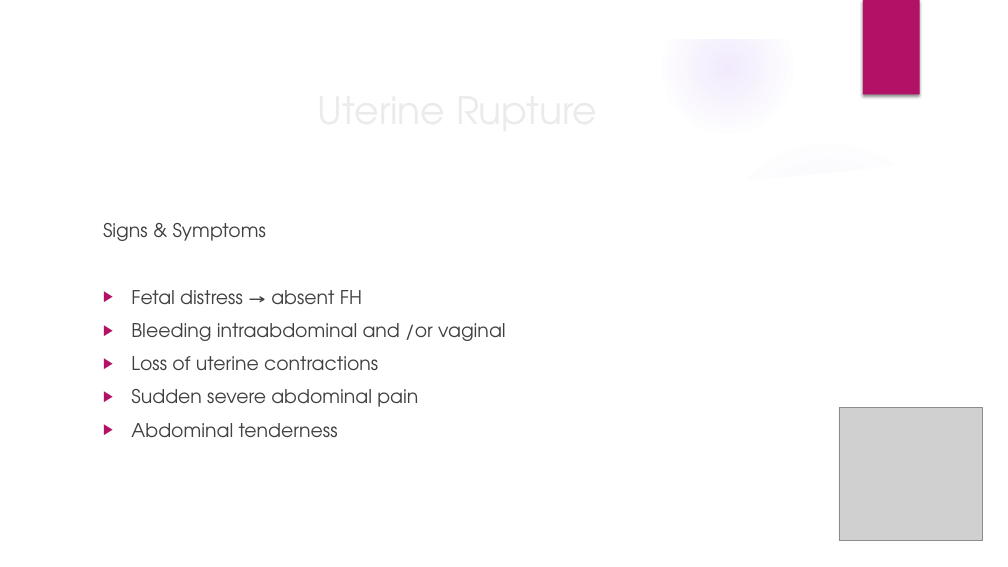
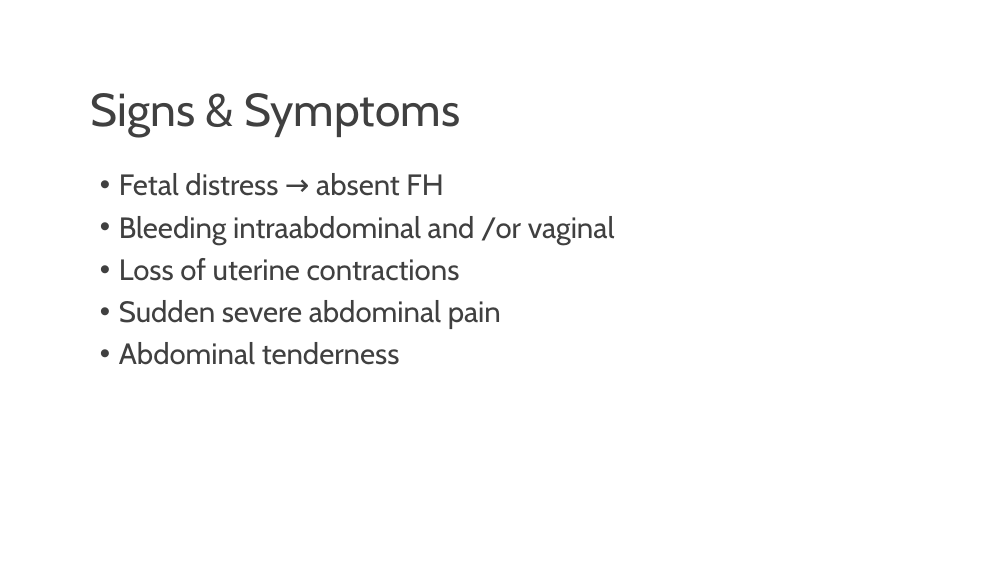
Before and after one commit to matt-thorpe87/mep, a slide deck: slide 8 of docs/assets/presentations/uterine-rupture.pptx. Drawn at 1008x567 pixels with LibreOffice and Linux fonts; fonts in the diff are those of the drawing; grey boxes stand for pictures; background and template pictures are left out. Boxes give left, top, right and bottom in pixels: in the first picture for what was removed or moved away, otherwise in the second. Text is boxed around its words. In the diff, an @@ line names an element or a change of style, - is before the commit and + after.

```diff
--- a/docs/assets/presentations/uterine-rupture.pptx
+++ b/docs/assets/presentations/uterine-rupture.pptx
@@ group removed at box(0, 0, 1008, 567): 3 ellipses, 2 freeform shapes @@
@@ rectangle removed at box(863, 0, 920, 95) @@
@@ title added at box(91, 93, 460, 137), 44 pt, text #404040 @@
+Signs & Symptoms
@@ text "Fetal distress → absent FH": place and size @@
-text "Fetal distress → absent FH" at box(103, 223, 506, 438)
+text "Fetal distress → absent FH" at box(119, 173, 615, 365)
@@ text "Fetal distress → absent FH" at box(119, 173, 615, 365): size 18 to 28 pt, font TeX Gyre Adventor to Cabin; bullet ▶ to •; line spacing 1 to 0.9 @@
@@ text at box(103, 223, 266, 241): paragraph removed @@
-Signs & Symptoms
@@ title removed at box(196, 356, 259, 370) @@
-Uterine Rupture
@@ picture removed at box(839, 408, 983, 541) @@
```
Also in this commit, not shown: 13 other slides changed, 3 other files.
